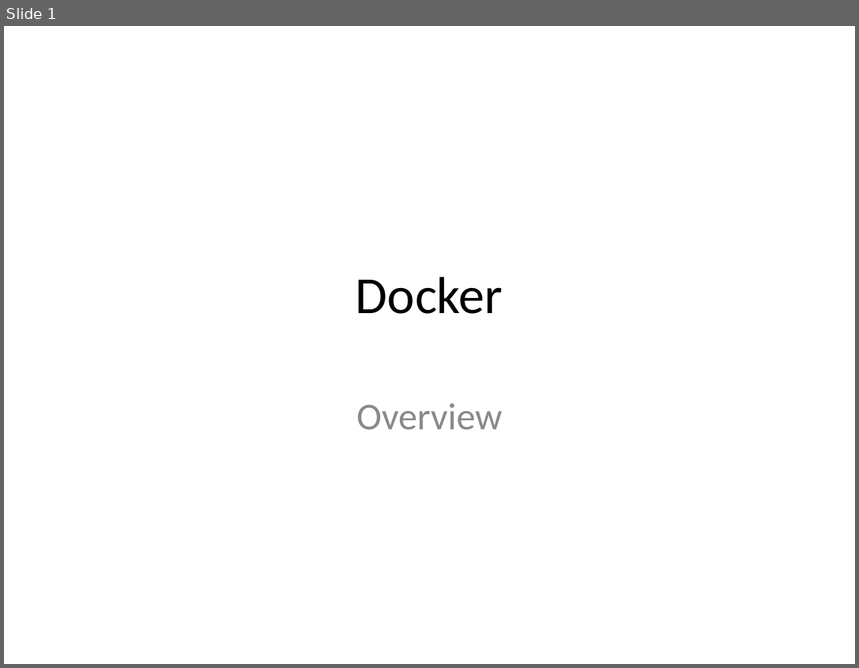
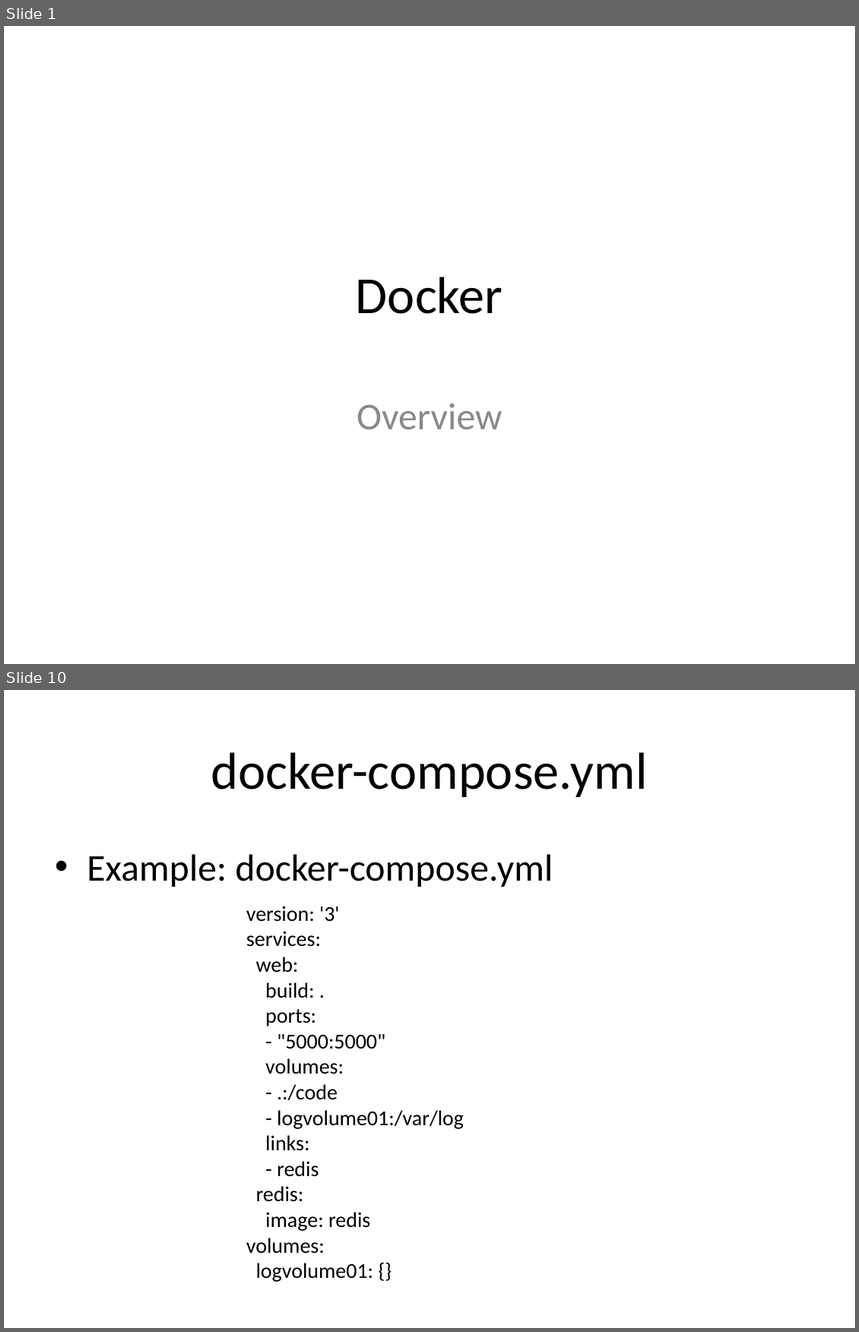
Before and after one commit to bobwares/training, a slide deck: presentations/Docker.ppt. Shown one above the other, each under a label of ours: slide 1 before the commit, slides 1 and 10 after it; the slides between them are not shown. The pictures are 859x668 and 859x1332 pixels, drawn with LibreOffice and Linux fonts; fonts in the diff are those of the drawing. Boxes give left, top, right and bottom in pixels: in the first picture for what was removed or moved away, otherwise in the second. Text is boxed around its words. In the diff, an @@ line names an element or a change of style, - is before the commit and + after.

```diff
--- a/presentations/Docker.ppt
+++ b/presentations/Docker.ppt
@@ slide 10 added at (x1=4, y1=690, x2=855, y2=1328), background #FFFFFF @@
@@ title added at (x1=211, y1=752, x2=648, y2=797), 44 pt, text #000000 @@
+docker-compose.yml
@@ text added at (x1=87, y1=854, x2=553, y2=887), 32 pt, text #000000 @@
+• Example: docker-compose.yml
@@ text added at (x1=246, y1=906, x2=464, y2=1282), 18 pt, text #000000 @@
+version: '3'
+services:
+web:
+build: .
+ports:
+- "5000:5000"
+volumes:
+- .:/code
+- logvolume01:/var/log
+links:
+- redis
+redis:
+image: redis
+volumes:
+logvolume01: {}
```
Also in this commit, not shown: 1 slide changed, 8 other slides added.
